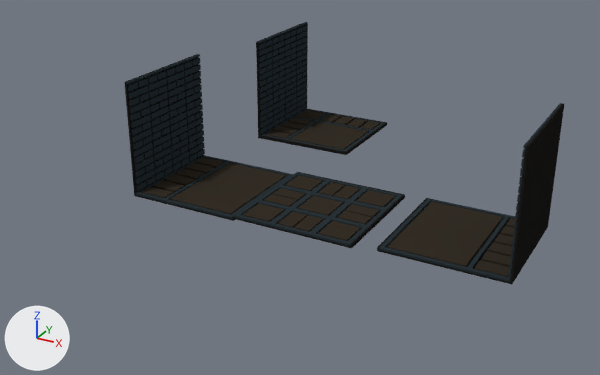
The Blender file Rotten Zone/models/corridor_point/corridor_point.blend: old version first, new version second.
One viewpoint serves both versions: a camera (50 mm lens) standing at (17.6, -34.3, 17.7) and looking at (-1.8, 0.8, 0.2). Lighting does not change. The marker at lower left points along +X, +Y and +Z.

Names of what the first picture shows: 'ObjObject', 'ObjObject.001', 'ObjObject.002', 'e_corridor_point_centrum'.
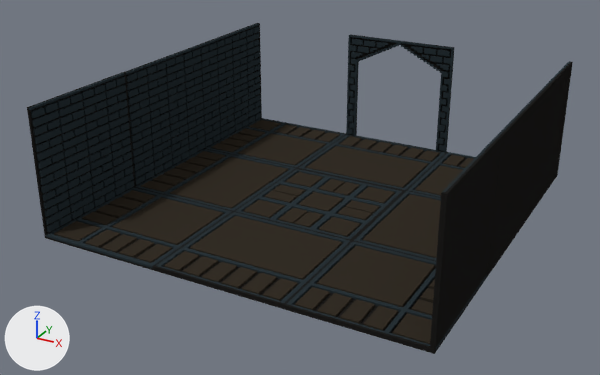
Where the change shows, as pixel boxes [x1, y1, x2, y2] in the pictures (600 x 375 px; the box of a moved part takes in the faces that stretch with it):
'ObjObject.007', added (black)
    after: [27, 72, 234, 270]
'ObjObject.000', added
    after: [283, 135, 502, 354]
'ObjObject.002', moved
    before: [377, 103, 564, 284]
    after: [352, 93, 542, 277]
'ObjObject.001', moved
    before: [124, 54, 293, 221]
    after: [125, 45, 297, 211]
'ObjObject.011', added (black)
    after: [154, 211, 351, 309]
'ObjObject.005', added (black)
    after: [199, 23, 346, 168]
'ObjObject.009', added
    after: [298, 34, 455, 191]
'ObjObject', deleted (black)
    before: [256, 22, 387, 155]
'e_corridor_point_centrum', deleted
    before: [234, 172, 405, 248]
'ObjObject.003', added
    after: [236, 168, 404, 240]
'ObjObject.006', added (black)
    after: [405, 61, 573, 219]
part 1 of me_objobject_001, moved or reshaped
    before: [124, 54, 293, 221]
    after: [125, 45, 542, 277]

Patch to the scene script:
```diff
--- a/Rotten Zone/models/corridor_point/corridor_point.blend.py
+++ b/Rotten Zone/models/corridor_point/corridor_point.blend.py
@@ me_objobject_001 @@
 me_objobject_001.from_pydata(...)  # 2484 vertices, 1660 faces; spans x -3.16..3.24, y -2.98..3.42, z -6.07..0.33
 # used by ob_objobject_001; location = (-9.85, 0.77, 2.12); rotation_euler = (1.571, 0.0, 4.712), in degrees (90, 0, 270)
+# me_objobject_001 part 1: the whole mesh is moved by (-0.04, 1.39, 1.46)
 me_objobject_001.materials.append(mat_palette_006)
@@ ob_e_corridor_point_centrum @@
-ob_e_corridor_point_centrum = bpy.data.objects.new('e_corridor_point_centrum', me_e_corridor_point_centrum)
@@ ob_objobject @@
-ob_objobject = bpy.data.objects.new('ObjObject', me_objobject)
@@ ob_objobject_001 @@
 ob_objobject_001 = bpy.data.objects.new('ObjObject.001', me_objobject_001)
-ob_objobject_001.location = (-9.85, 0.77, 2.12)
+ob_objobject_001.location = (-7.81, 0.0, 1.48)
 ob_objobject_001.rotation_euler = (1.571, 0.0, 4.712)  # degrees (90, 0, 270)
@@ ob_objobject_002 @@
 ob_objobject_002 = bpy.data.objects.new('ObjObject.002', me_objobject_002)
-ob_objobject_002.location = (10.14, 0.88, 2.3)
+ob_objobject_002.location = (7.8, -0.01, 1.5)
 ob_objobject_002.rotation_euler = (1.571, 0.0, 1.571)  # degrees (90, 0, 90)
@@ ob_objobject_011 @@
+ob_objobject_011 = bpy.data.objects.new('ObjObject.011', me_objobject_011)  # 252 vertices, 172 faces; spans x -3.2..3.2, y -0.1..0.1, z -3.14..3.26; in mat_palette_012 (picture img_e_corridor_gate_floor_png)
+ob_objobject_011.location = (0.0, -6.34, 0.02)
+ob_objobject_011.rotation_euler = (1.571, 0.0, 0.0)  # degrees (90, 0, 0)
@@ ob_objobject_009 @@
+ob_objobject_009 = bpy.data.objects.new('ObjObject.009', me_objobject_009)  # 2054 vertices, 1380 faces; spans x -3.2..3.2, y -0.93..5.47, z -3.78..2.62; in mat_palette_010 (picture img_corridor_gate_1_png)
+ob_objobject_009.location = (-0.01, 6.98, 0.83)
+ob_objobject_009.rotation_euler = (1.571, 0.0, -3.14)  # degrees (90, 0, -180)
@@ ob_objobject_007 @@
+ob_objobject_007 = bpy.data.objects.new('ObjObject.007', me_objobject_008)  # 2608 vertices, 1742 faces; spans x -3.2..3.2, y -0.1..6.3, z -6.4..0.0; in mat_palette_009 (picture img_corridor_bend_4_png_001)
+ob_objobject_007.location = (-3.2, -6.4, 0.02)
+ob_objobject_007.rotation_euler = (1.571, 0.0, 1.571)  # degrees (90, 0, 90)
@@ ob_objobject_005 @@
+ob_objobject_005 = bpy.data.objects.new('ObjObject.005', me_objobject_007)  # 2611 vertices, 1748 faces; spans x -1.76..4.64, y -1.6..4.8, z -3.2..3.2; in mat_palette_008 (picture img_corridor_bend_5_png_004)
+ob_objobject_005.location = (-7.84, 6.39, 1.5)
+ob_objobject_005.rotation_euler = (1.571, 0.0, 0.0)  # degrees (90, 0, 0)
@@ ob_objobject_006 @@
+ob_objobject_006 = bpy.data.objects.new('ObjObject.006', me_objobject_006)  # 2608 vertices, 1742 faces; spans x -3.2..3.2, y -0.1..6.3, z -6.4..0.0; in mat_palette_007 (picture img_corridor_bend_4_png)
+ob_objobject_006.location = (3.2, 6.4, 0.01)
+ob_objobject_006.rotation_euler = (1.571, 0.0, -1.571)  # degrees (90, 0, -90)
@@ ob_objobject_000 @@
+ob_objobject_000 = bpy.data.objects.new('ObjObject.000', me_objobject_005)  # 2611 vertices, 1748 faces; spans x -1.76..4.64, y -1.6..4.8, z -3.2..3.2; in mat_palette_003 (picture img_corridor_bend_5_png_003)
+ob_objobject_000.location = (7.83, -6.4, 1.52)
+ob_objobject_000.rotation_euler = (1.571, 0.0, -3.14)  # degrees (90, 0, -180)
@@ ob_objobject_003 @@
+ob_objobject_003 = bpy.data.objects.new('ObjObject.003', me_objobject_003)  # 561 vertices, 376 faces; spans x -3.2..3.2, y -0.1..0.1, z -3.2..3.2; in mat_palette (picture img_corridor_point_centrum_png)
+ob_objobject_003.location = (0.0, 0.0, 0.0)
+ob_objobject_003.rotation_euler = (1.571, 0.0, 0.0)  # degrees (90, 0, 0)
```
